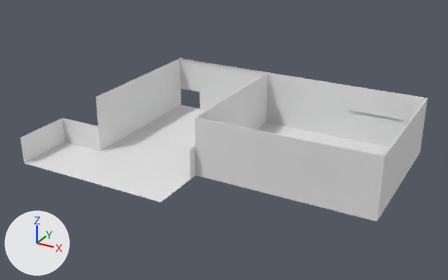
What one commit did to the FBX model TBA-MasterD/Assets/Prefabs/Jorge/Originals/Shooting Range/liveShootingRange.fbx.
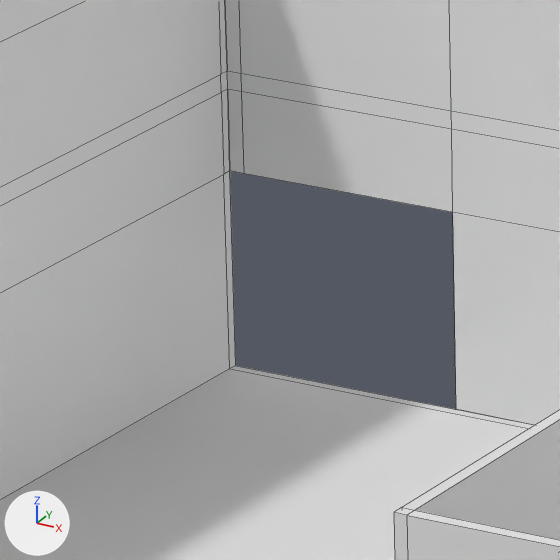
Old and new are each drawn whole from a 50 mm lens placed at (59.85, -138.6, 23.81), pointed at (31.4, -86.87, -2.05) and again close up on the part from 36% to 47% of the width and 26% to 43% of the height. Lighting does not change. The marker at lower left points along +X, +Y and +Z. The close-ups show mesh edges as thin lines. Vertices at the same position are counted once.

The first close-up shows 'ShootingRange.001'.
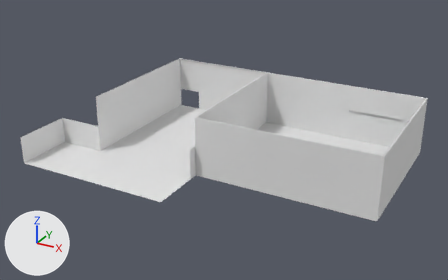
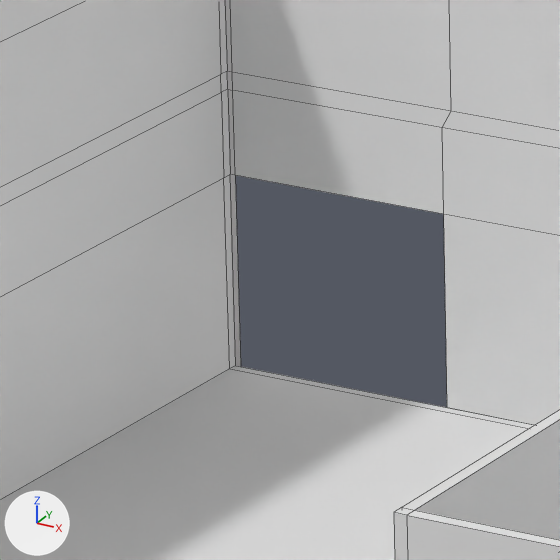
The newer file is also turned or shifted as a whole; pictures and numbers use the older file's frame.

Boxes [x1, y1, x2, y2] around the edits, measured in the close-ups (560 x 560 px; the box of a moved part takes in the faces that stretch with it):
part 1 of me_plane_011, moved or reshaped
    both: [225, 0, 560, 425]

Diff of the bpy script that builds the scene:
```diff
--- a/TBA-MasterD/Assets/Prefabs/Jorge/Originals/Shooting Range/liveShootingRange.fbx.py
+++ b/TBA-MasterD/Assets/Prefabs/Jorge/Originals/Shooting Range/liveShootingRange.fbx.py
@@ me_plane_011 @@
 me_plane_011.from_pydata(...)  # 239 vertices, 211 faces; spans x -5.0..30.4, y -36.4..-14.0, z -1.1..5.1
 # used by ob_shootingrange_001; location = (18.689, -61.228, -3.164)
 # verts and faces of me_plane_011; kept vertices keep their numbers, new ones are numbered from 239
 # before: 0 (0.0, -14.0, 2.1) at pixel (227, 89), 1 (0.0, -14.0, 3.8), 5 (0.0, -14.0, -1.1) at pixel (235, 365), 214 (2.8, -14.0, -1.1) at pixel (456, 409), 215 (2.8, -14.0, 1.1) at pixel (452, 212)
 # before: 216 (2.8, -14.0, 2.1) at pixel (451, 129), 219 (0.2, -14.0, 1.1) at pixel (244, 173), 220 (0.2, -14.0, 2.1) at pixel (241, 91), 221 (0.2, -14.0, 2.3) at pixel (241, 73), 222 (0.2, -14.0, 3.8)
 # before: 223 (0.0, -14.0, 2.3) at pixel (227, 71), 230 (0.0, -14.0, 1.1) at pixel (229, 170), 235 (0.0, -14.0, 1.1) at pixel (229, 170), 236 (0.0, -14.0, 2.1) at pixel (227, 89), 237 (0.0, -14.0, 2.3) at pixel (227, 71)
 # before: 238 (0.0, -14.0, 3.8)
+# me_plane_011 part 1
+delete_vertices([*range(235, 239)])  # with the faces that use them
+for i in [214, 215, 216, *range(219, 223)]: verts[i] += (-0.1, 0.0, 0.0)
+verts[239] = (0.1, -14.0, -1.1)  # pixel (240, 366)
+faces += [(0, 230, 219, 220), (0, 220, 221, 223), (1, 223, 221, 222), (5, 239, 219, 230)]
```
